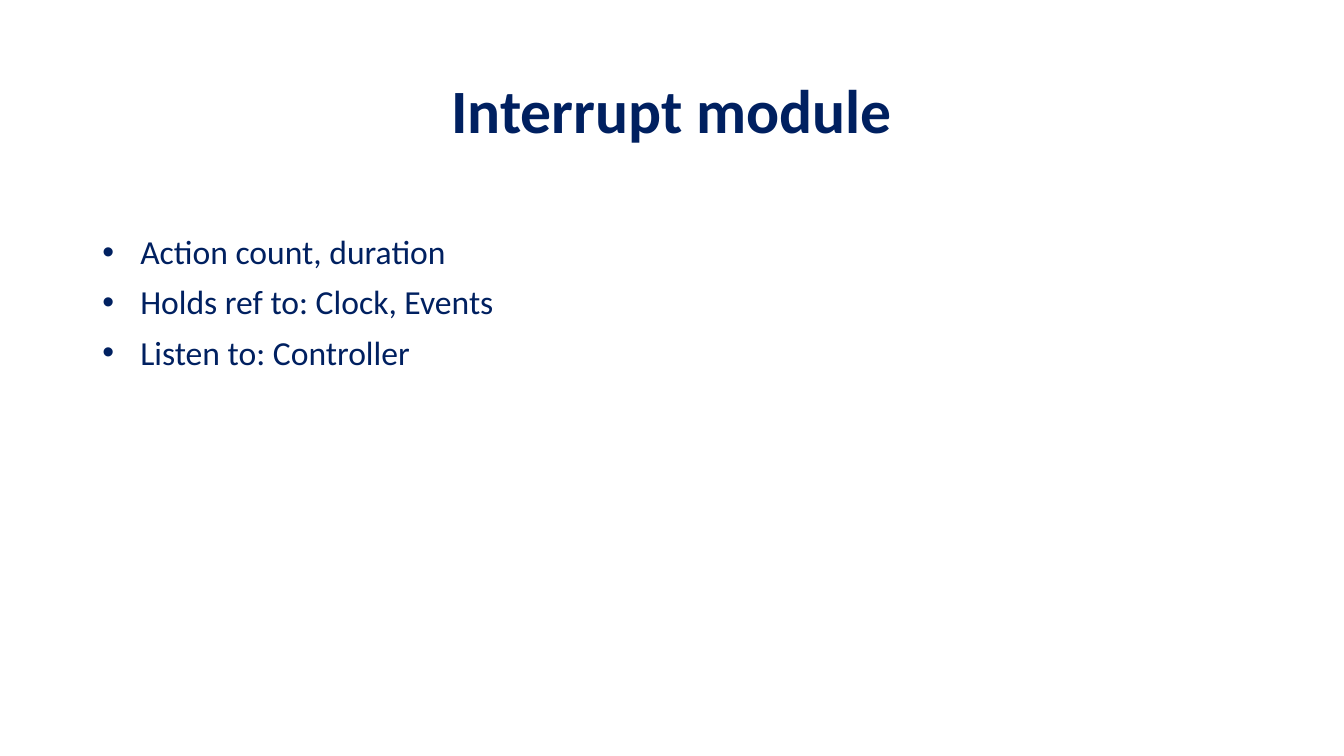
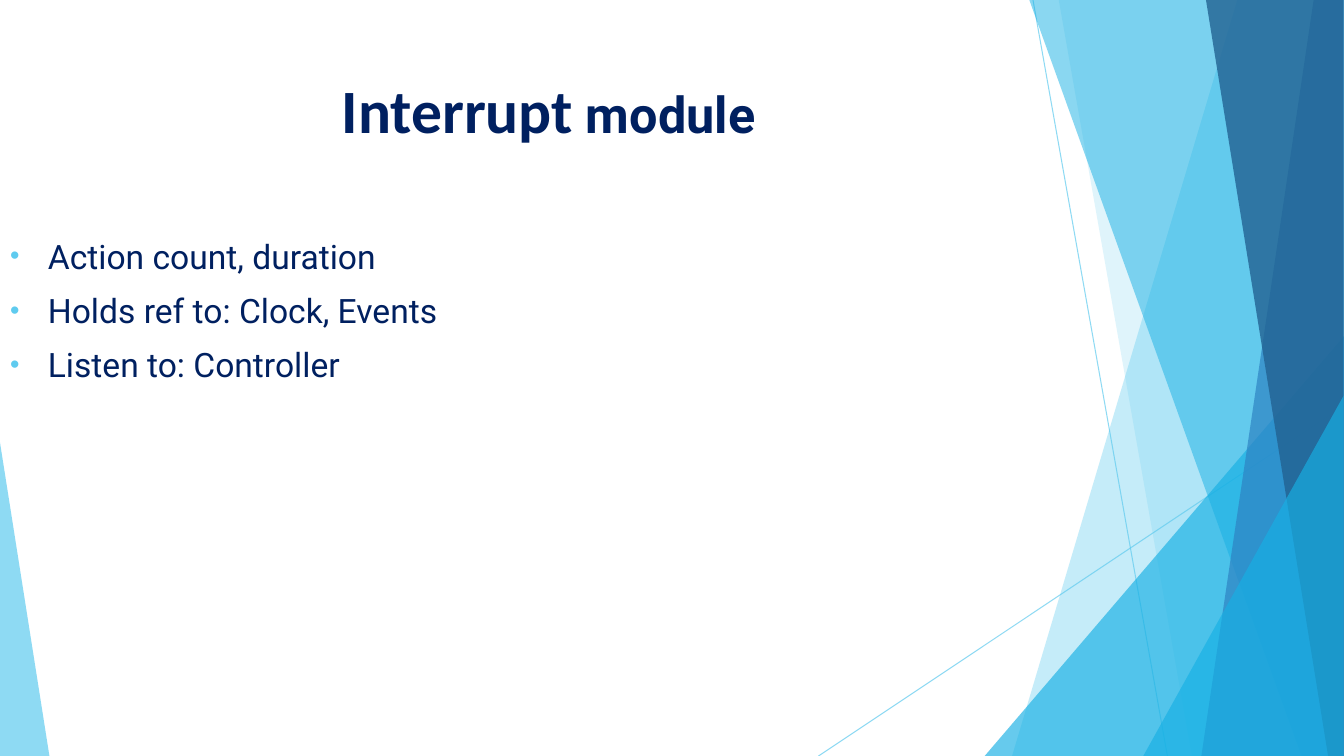
Before and after one commit to Cohen-Yoav/Project-A---Airport-Management, a slide deck: slide 35 of חומר עזר לפרויקט/project_A.pptx. Drawn at 1344x756 pixels with LibreOffice and Linux fonts; fonts in the diff are those of the drawing; background and template pictures are left out. Boxes give left, top, right and bottom in pixels: in the first picture for what was removed or moved away, otherwise in the second. Text is boxed around its words. In the diff, an @@ line names an element or a change of style, - is before the commit and + after.

Commit message:
changed the PPT design

```diff
--- a/חומר עזר לפרויקט/project_A.pptx
+++ b/חומר עזר לפרויקט/project_A.pptx
@@ title "Interrupt module": place and size @@
-title "Interrupt module" at (451, 89, 892, 143)
+title "Interrupt module" at (342, 93, 755, 143)
@@ title "Interrupt module" at (342, 93, 755, 143): size 44 to 36 pt, font Calibri to Roboto in "module"; line spacing 0.9 to 1; vertical alignment middle to top @@
@@ text "Action count, duration": place and size @@
-text "Action count, duration" at (140, 240, 493, 366)
+text "Action count, duration" at (48, 243, 437, 378)
@@ text "Action count, duration" at (48, 243, 437, 378): font Calibri to Roboto; line spacing 0.9 to 1 @@
@@ group added at (0, 0, 1344, 756): 5 freeform shapes, 3 triangles, 2 lines @@
```
Also in this commit, not shown: 38 other slides changed.
